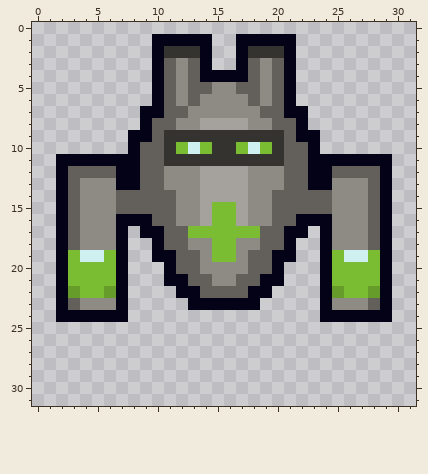
File history of a pixel-art file, Art/Textures/Enemies/Tender/tender.aseprite. The first picture shows the starting point.
32x32 pixels, 1 frame.
After the commit:
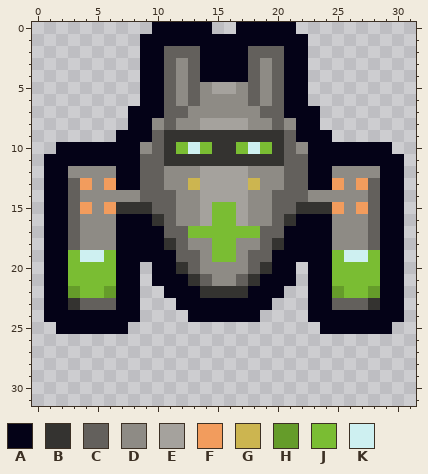
Palette (. is transparent): A #040217  B #343330  C #63605c  D #8e8b85  E #a5a29d  F #f29c5d  G #ccb550  H #659c2a  J #7abd33  K #cef0f1
The edit:
y 0: x 10..14 ..... -> AAAAA; x 17..21 ..... -> AAAAA
y 1: x 9 . -> A; x 15..16 .. -> AA; x 22 . -> A
y 2: x 9 . -> A; x 11..13 BBB -> CCC; x 15..16 .. -> AA; x 18..20 BBB -> CCC; x 22 . -> A
y 3: x 9 . -> A; x 15..16 .. -> AA; x 22 . -> A
y 4: x 9 . -> A; x 22 . -> A
y 5: x 9 . -> A; x 14..17 CDDC -> DEED; x 22 . -> A
y 6: x 9 . -> A; x 22 . -> A
y 7: x 8 . -> A; x 23 . -> A
y 8: x 8 . -> A; x 10 C -> D; x 21 C -> D; x 23 . -> A
y 9: x 7 . -> A; x 24 . -> A
y 10: x 2..7 ...... -> AAAAAA; x 9 C -> D; x 22 C -> D; x 24..29 ...... -> AAAAAA
y 11: x 1 . -> A; x 30 . -> A
y 12: x 1 . -> A; x 3..6 CCCC -> DDDD; x 25..28 CCCC -> DDDD; x 30 . -> A
y 13: x 1 . -> A; x 4 D -> F; x 6 D -> F; x 13 D -> G; x 18 D -> G; x 25 D -> F; x 27 D -> F; x 30 . -> A
y 14: x 1 . -> A; x 7..8 CC -> DD; x 23..24 CC -> DD; x 30 . -> A
y 15: x 1 . -> A; x 4 D -> F; x 6..9 DCCC -> FBBB; x 22..25 CCCD -> BBBF; x 27 D -> F; x 30 . -> A
y 16: x 1 . -> A; x 10 C -> B; x 21 C -> B; x 30 . -> A
y 17: x 1 . -> A; x 8 . -> A; x 23 . -> A; x 30 . -> A
y 18: x 1 . -> A; x 8..9 .. -> AA; x 11 C -> B; x 20 C -> B; x 22..23 .. -> AA; x 30 . -> A
y 19: x 1 . -> A; x 8..9 .. -> AA; x 22..23 .. -> AA; x 30 . -> A
y 20: x 1 . -> A; x 8 . -> A; x 10 . -> A; x 12 C -> B; x 19 C -> B; x 21 . -> A; x 23 . -> A; x 30 . -> A
y 21: x 1 . -> A; x 8 . -> A; x 10 . -> A; x 13 C -> B; x 18 C -> B; x 21 . -> A; x 23 . -> A; x 30 . -> A
y 22: x 1 . -> A; x 8 . -> A; x 11 . -> A; x 14..17 CCCC -> BBBB; x 20 . -> A; x 23 . -> A; x 30 . -> A
y 23: x 1 . -> A; x 3..6 CDDD -> BCCC; x 8 . -> A; x 12 . -> A; x 19 . -> A; x 23 . -> A; x 25..28 DDDC -> CCCB; x 30 . -> A
y 24: x 1 . -> A; x 8 . -> A; x 13..18 ...... -> AAAAAA; x 23 . -> A; x 30 . -> A
y 25: x 2..7 ...... -> AAAAAA; x 24..29 ...... -> AAAAAA
